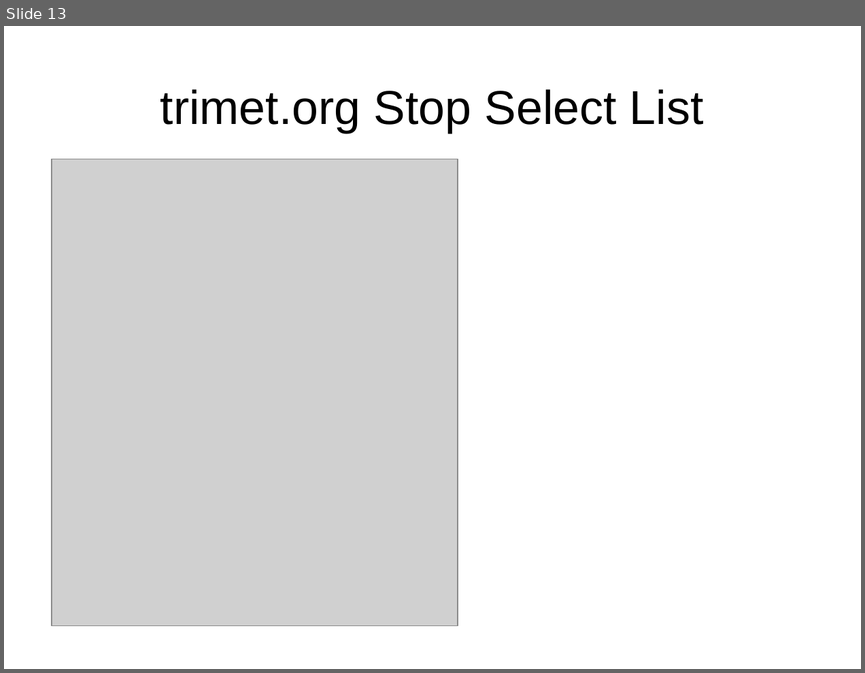
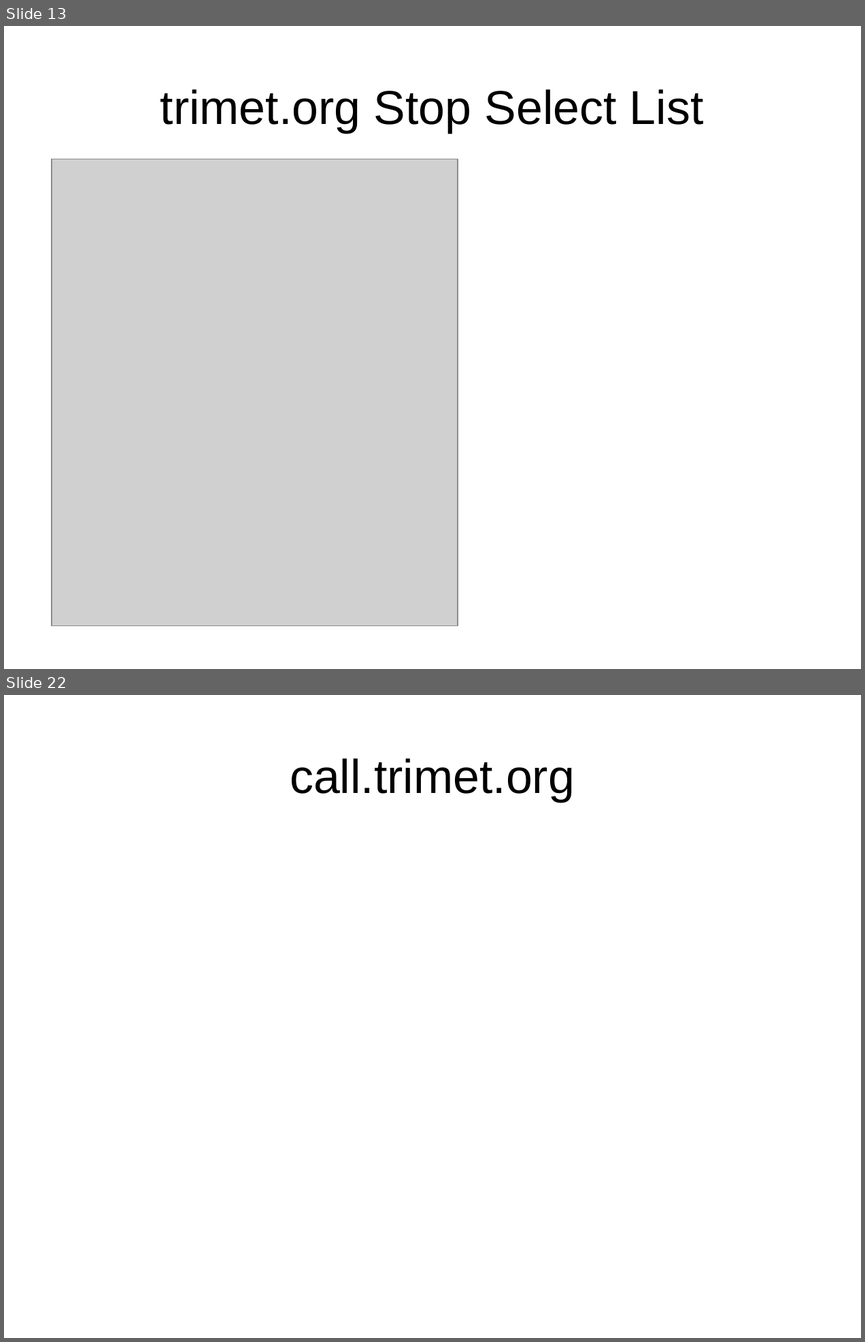
Before and after one commit to OpenTransitTools/loader, a slide deck: docs/trimet/Architecture - Trip Assets.odp. Shown one above the other, each under a label of ours: slide 13 before the commit, slides 13 and 22 after it; the slides between them are not shown. The pictures are 865x673 and 865x1342 pixels, drawn with LibreOffice and Linux fonts; fonts in the diff are those of the drawing; grey boxes stand for pictures. Boxes give left, top, right and bottom in pixels: in the first picture for what was removed or moved away, otherwise in the second. Text is boxed around its words. In the diff, an @@ line names an element or a change of style, - is before the commit and + after.

```diff
--- a/docs/trimet/Architecture - Trip Assets.odp
+++ b/docs/trimet/Architecture - Trip Assets.odp
@@ slide 22 added at box(4, 695, 861, 1338), background #FFFFFF @@
@@ title added at box(290, 758, 575, 802), 44 pt, text #000000 @@
+call.trimet.org
```
Also in this commit, not shown: 1 slide changed, 7 other slides added.
